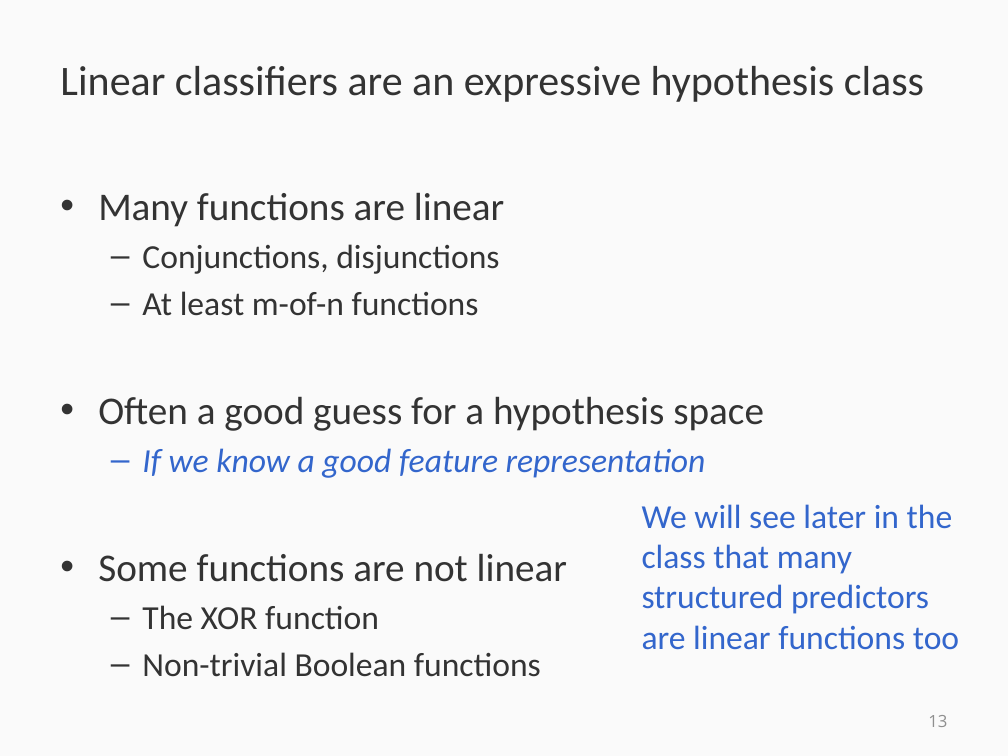
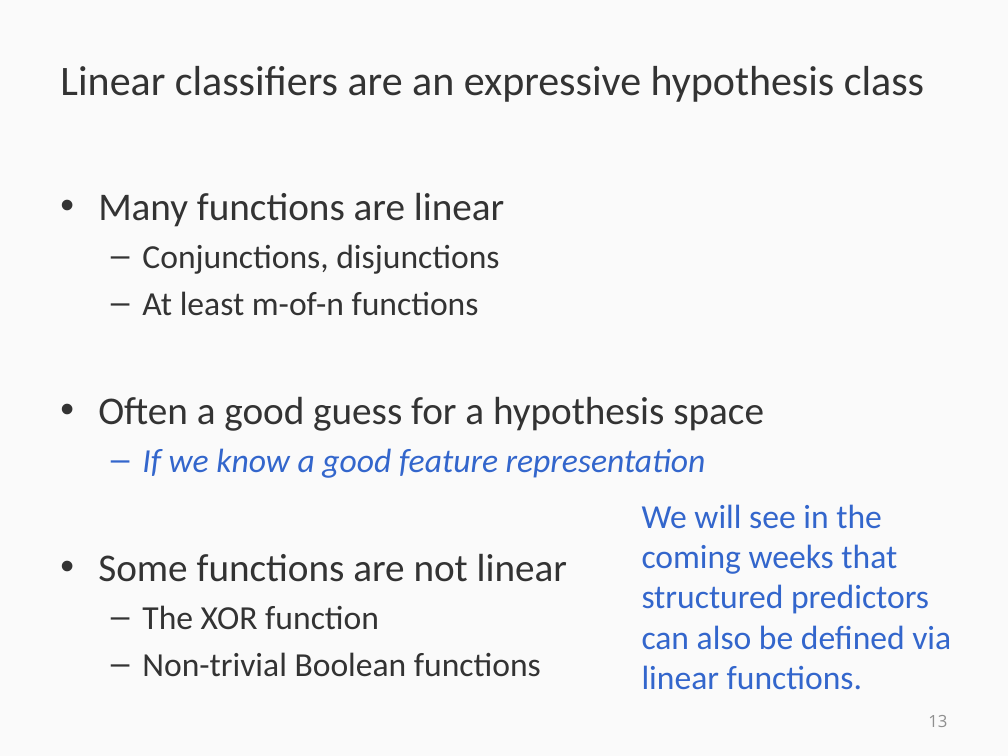
Before and after one commit to svivek/structured-prediction, a slide deck: slide 13 of slides/review/review.pptx. Drawn at 1008x756 pixels with LibreOffice and Linux fonts; fonts in the diff are those of the drawing. Boxes give left, top, right and bottom in pixels: in the first picture for what was removed or moved away, otherwise in the second. Text is boxed around its words. In the diff, an @@ line names an element or a change of style, - is before the commit and + after.

```diff
--- a/slides/review/review.pptx
+++ b/slides/review/review.pptx
@@ text at (642,504,951,690): text changed @@
-We will see later in the class that many structured predictors are linear functions too
+We will see in the coming weeks that structured predictors can also be defined via linear functions.
```
Also in this commit, not shown: 4 other slides changed, 2 slides added, 2 slides removed, 3 other files.
